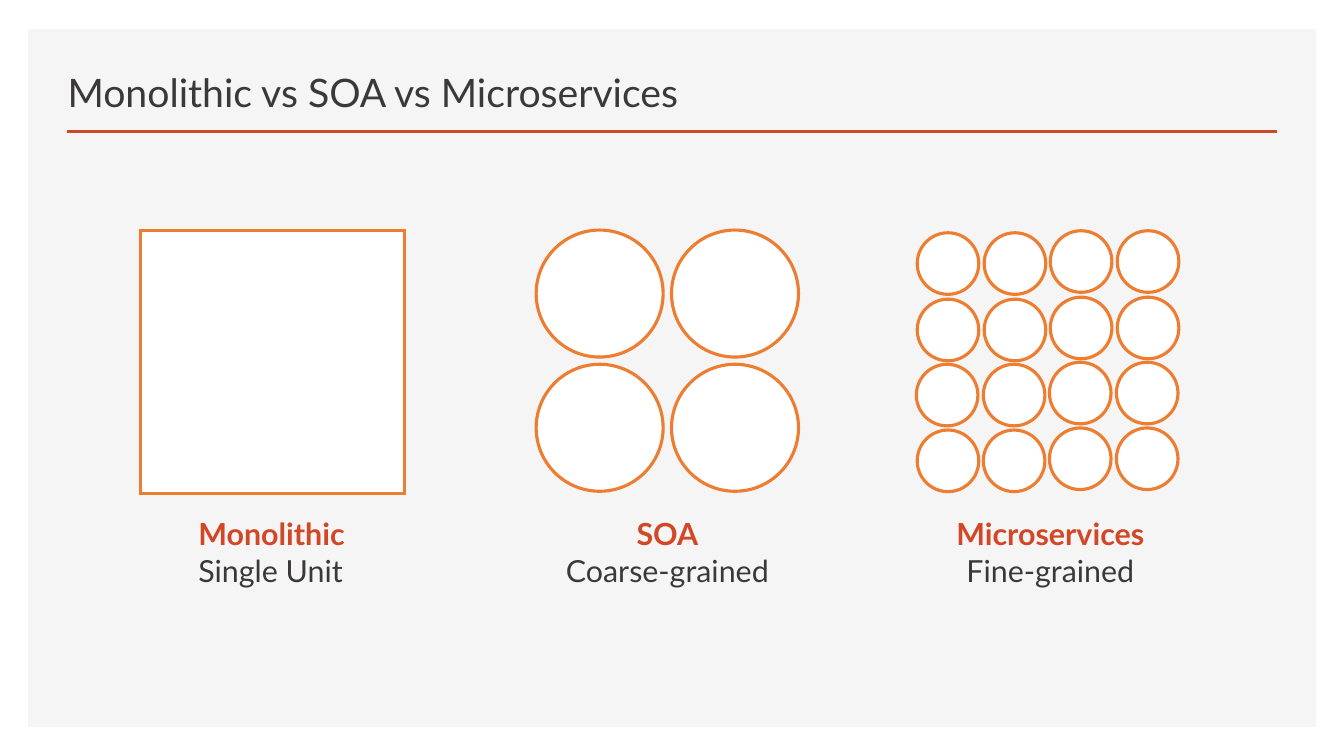
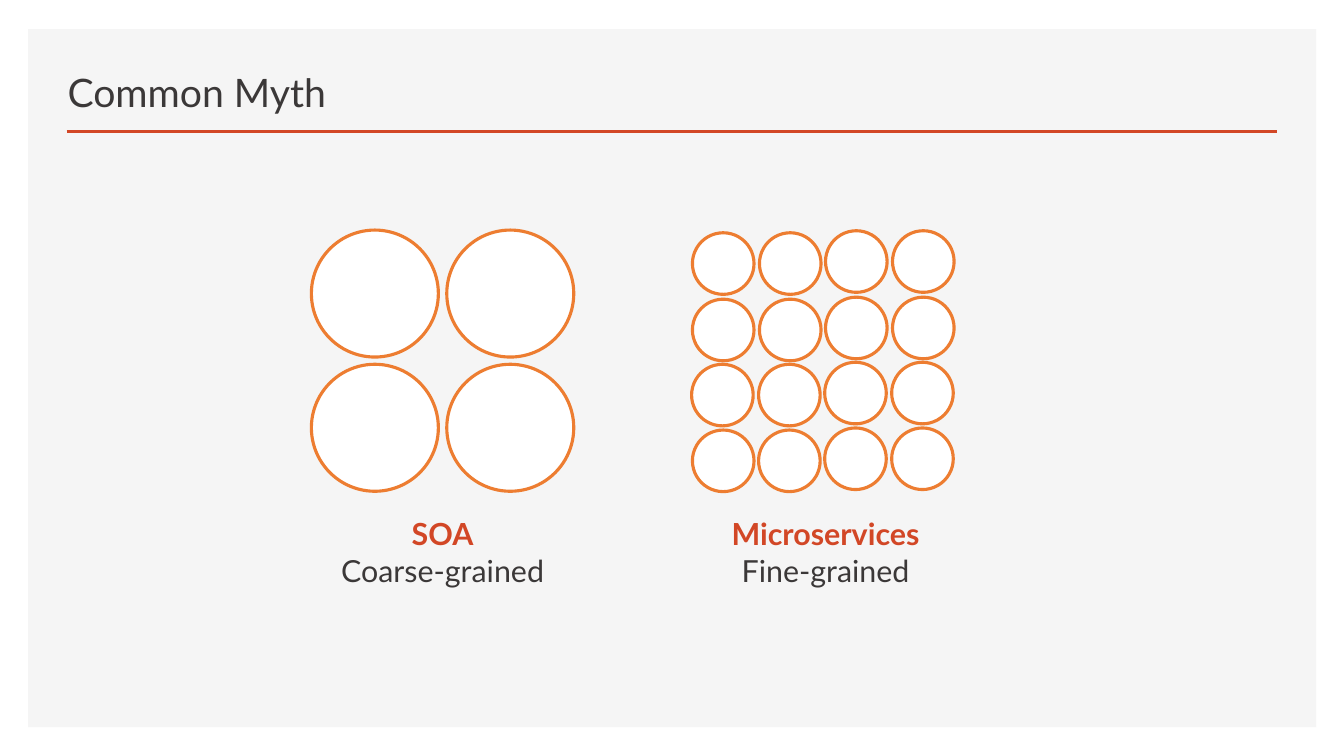
Before and after one commit to brianperera/EasyMaintain, a slide deck: slide 6 of Documents/MicroServices.pptx (slide 4 before the commit). Drawn at 1344x756 pixels with LibreOffice and Linux fonts; fonts in the diff are those of the drawing. Boxes give left, top, right and bottom in pixels: in the first picture for what was removed or moved away, otherwise in the second. Text is boxed around its words. In the diff, an @@ line names an element or a change of style, - is before the commit and + after.

```diff
--- a/Documents/MicroServices.pptx
+++ b/Documents/MicroServices.pptx
@@ title at box(68, 78, 326, 114): text changed @@
-Monolithic vs SOA vs Microservices
+Common Myth
@@ rectangle removed at box(141, 230, 404, 493) @@
@@ 20 ellipses, 2 texts: place and size @@
-20 ellipses, 2 texts at box(536, 230, 1179, 587)
+20 ellipses, 2 texts at box(312, 230, 954, 587)
@@ text removed at box(198, 522, 344, 587) @@
-Monolithic
-Single Unit
```
Also in this commit, not shown: 8 other slides changed, 1 slide added.
